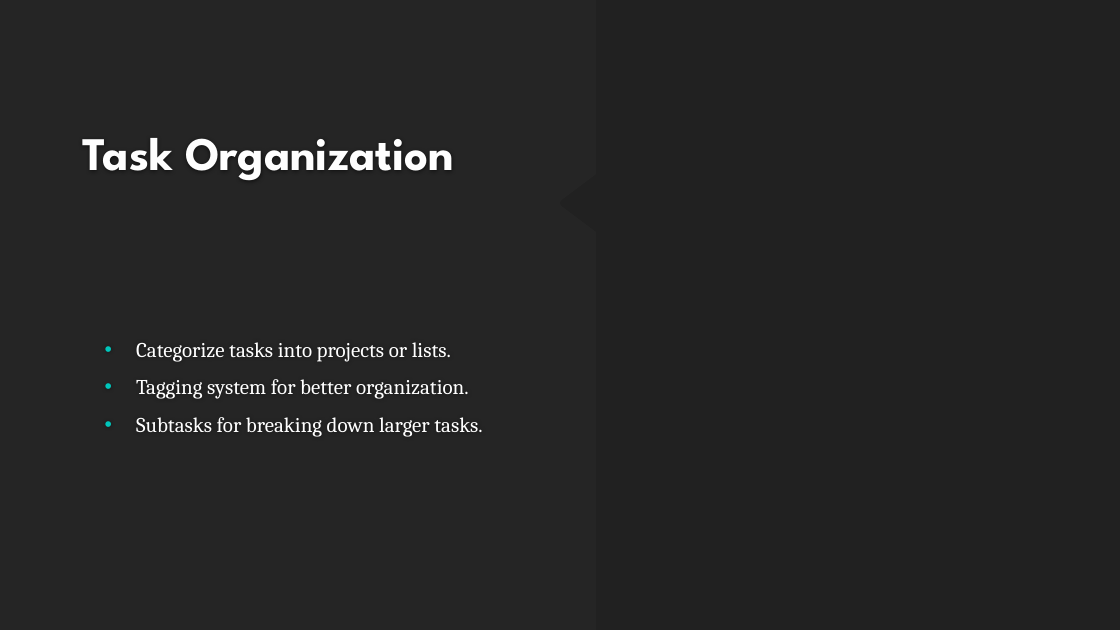
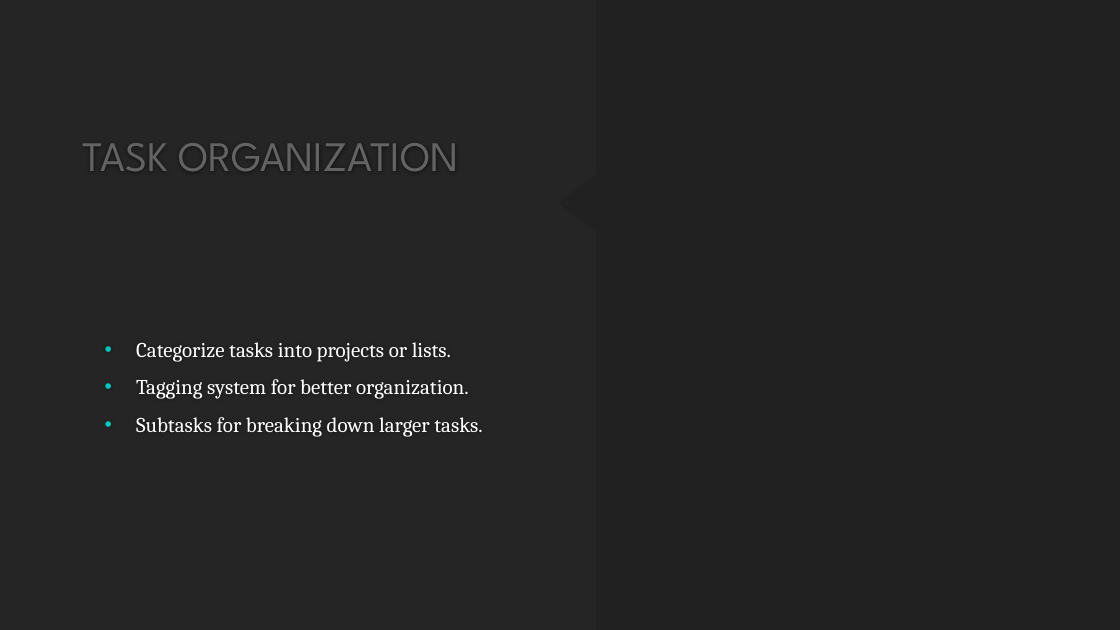
Before and after one commit to BadrGello/Task-Management-App, a slide deck: slide 6 of Documents/HCI Project Proposal.pptx. Drawn at 1120x630 pixels with LibreOffice and Linux fonts; fonts in the diff are those of the drawing; background and template pictures are left out. Boxes give left, top, right and bottom in pixels: in the first picture for what was removed or moved away, otherwise in the second. Text is boxed around its words. In the diff, an @@ line names an element or a change of style, - is before the commit and + after.

```diff
--- a/Documents/HCI Project Proposal.pptx
+++ b/Documents/HCI Project Proposal.pptx
@@ title at (83,143,458,171): text changed; size 40 to 36 pt; text colour #FEFEFE to #636363; bold off @@
-Task Organization
+  TASK ORGANIZATION
```
Also in this commit, not shown: 3 other slides changed.
